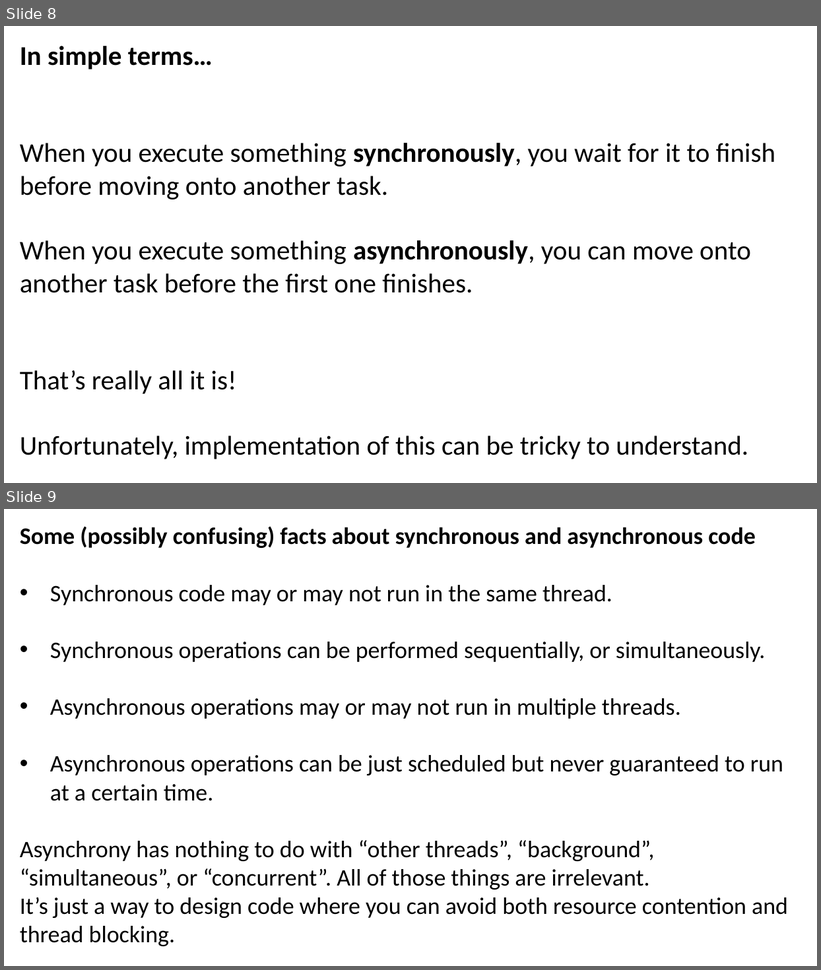
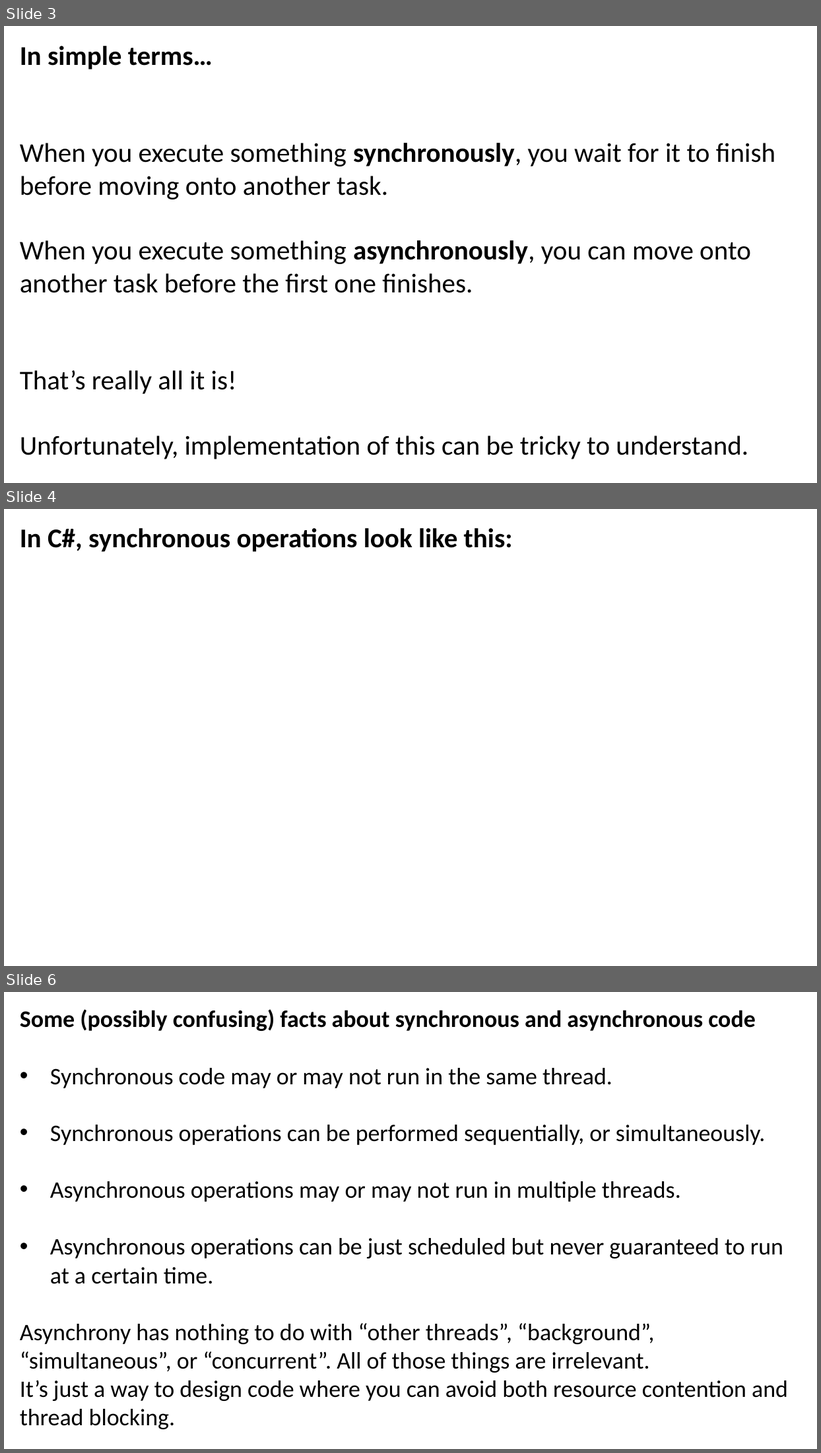
Before and after one commit to JoshKain/AsyncAwaitQuiz, a slide deck: Async and await presentation.pptx. Shown one above the other, each under a label of ours: slides 8 and 9 before the commit, slides 3, 4 and 6 after it; the slides between them are not shown. The pictures are 821x970 and 821x1453 pixels, drawn with LibreOffice and Linux fonts; fonts in the diff are those of the drawing. Boxes give left, top, right and bottom in pixels: in the first picture for what was removed or moved away, otherwise in the second. Text is boxed around its words. In the diff, an @@ line names an element or a change of style, - is before the commit and + after.

```diff
--- a/Async and await presentation.pptx
+++ b/Async and await presentation.pptx
@@ slide 4 added at (4, 509, 817, 966), background #FFFFFF @@
@@ text added at (20, 528, 513, 552), 32 pt, text #000000, bold @@
+In C#, synchronous operations look like this:
@@ what was slide 8 is now slide 3 @@
@@ what was slide 9 is now slide 6 @@
```
Also in this commit, not shown: 1 other slide added.
